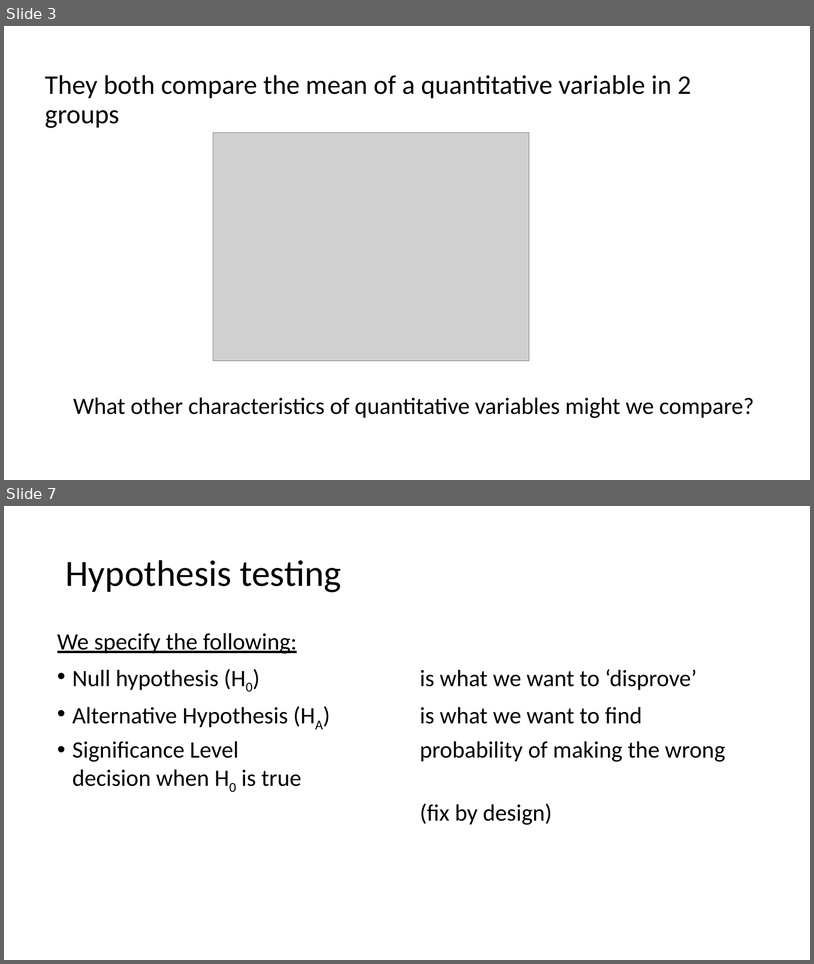
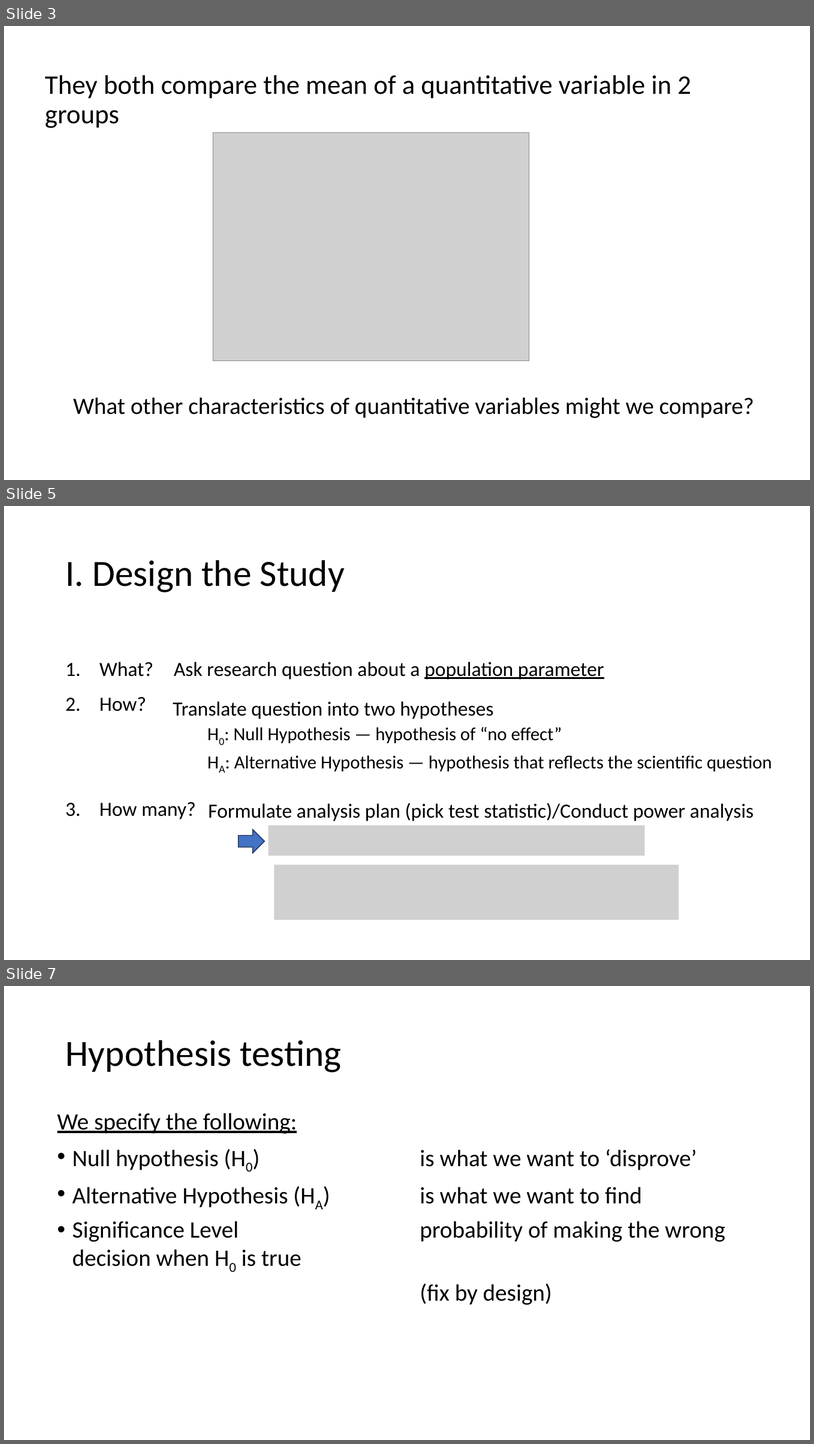
Before and after one commit to USCbiostats/LAsBEST, a slide deck: google-drive/week02/2Tues/1_lasbest-hypothesis-testing.pptx. Shown one above the other, each under a label of ours: slides 3 and 7 before the commit, slides 3, 5 and 7 after it; the slides between them are not shown. The pictures are 814x964 and 814x1444 pixels, drawn with LibreOffice and Linux fonts; fonts in the diff are those of the drawing; grey boxes stand for pictures; background and template pictures are left out. Boxes give left, top, right and bottom in pixels: in the first picture for what was removed or moved away, otherwise in the second. Text is boxed around its words. In the diff, an @@ line names an element or a change of style, - is before the commit and + after.

```diff
--- a/google-drive/week02/2Tues/1_lasbest-hypothesis-testing.pptx
+++ b/google-drive/week02/2Tues/1_lasbest-hypothesis-testing.pptx
@@ slide 5 added at (x1=4, y1=506, x2=810, y2=960), background #FFFFFF @@
@@ title added at (x1=65, y1=560, x2=345, y2=592), 44 pt, text #000000 @@
+I. Design the Study
@@ text added at (x1=99, y1=661, x2=196, y2=819), 24 pt, text #000000 @@
+1. What?
+2. How?
+3. How many?
@@ text added at (x1=174, y1=661, x2=605, y2=679), 24 pt, text #000000 @@
+Ask research question about a population parameter
@@ text added at (x1=173, y1=701, x2=773, y2=771), 22 pt, text #000000 @@
+Translate question into two hypotheses
+H0: Null Hypothesis — hypothesis of “no effect”
+HA: Alternative Hypothesis — hypothesis that reflects the scientific question
@@ text added at (x1=208, y1=802, x2=754, y2=821), 24 pt, text #000000 @@
+Formulate analysis plan (pick test statistic)/Conduct power analysis
@@ right arrow added at (x1=239, y1=829, x2=265, y2=853), fill #4472C4, outline #1E3256 1 pt @@
@@ picture added at (x1=269, y1=825, x2=645, y2=855) @@
@@ picture added at (x1=275, y1=865, x2=679, y2=920) @@
```
Also in this commit, not shown: 8 slides changed, 1 other slide added, 4 slides removed, 1 other file.
